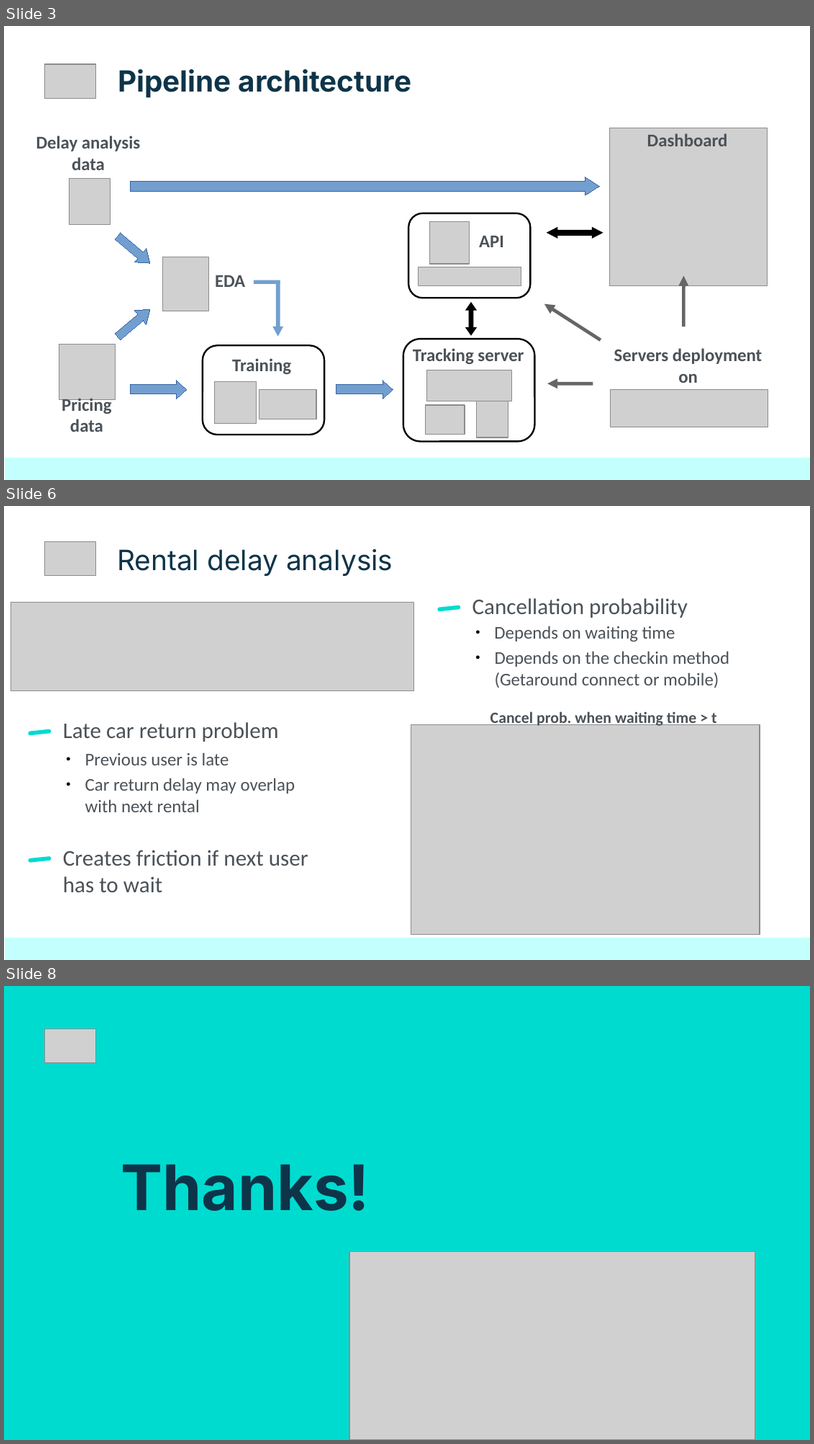
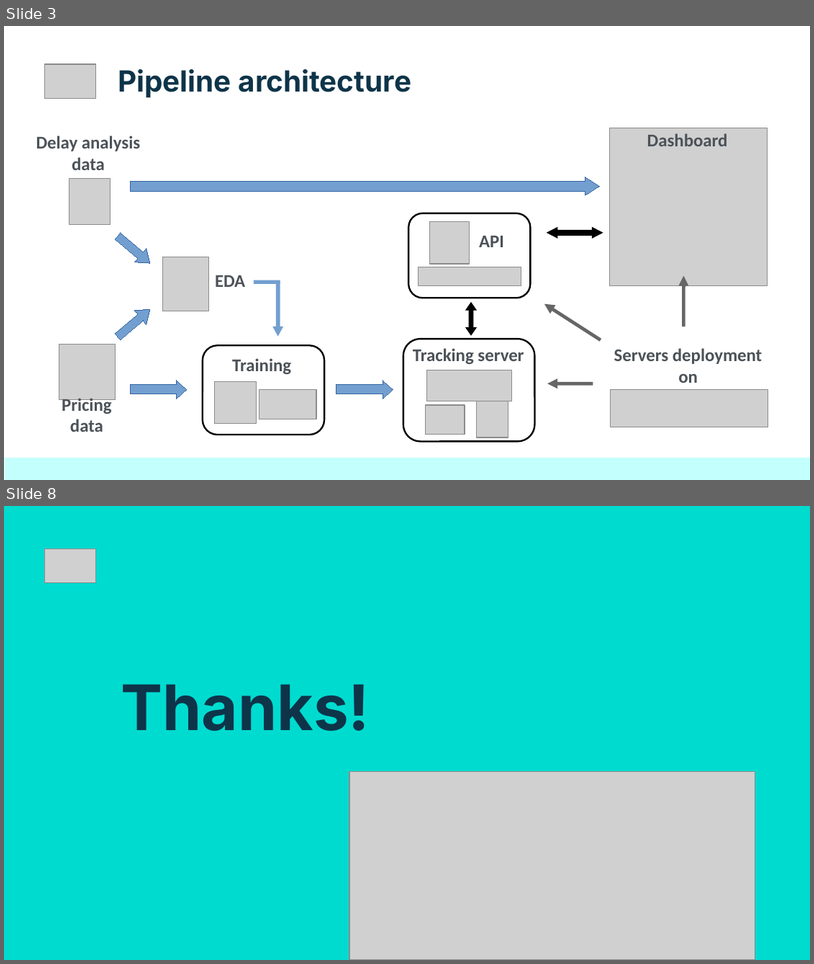
Before and after one commit to netesf13d/jedha-projects, a slide deck: 2-03-Automatic_Fraud_Detection/presentation/Presentation - 2-03 - Automatic Fraud Detection.odp. Shown one above the other, each under a label of ours: slides 3, 6 and 8 before the commit, slides 3 and 8 after it; the slides between them are not shown. The pictures are 814x1444 and 814x964 pixels, drawn with LibreOffice and Linux fonts; fonts in the diff are those of the drawing; grey boxes stand for pictures. Boxes give left, top, right and bottom in pixels: in the first picture for what was removed or moved away, otherwise in the second. Text is boxed around its words. In the diff, an @@ line names an element or a change of style, - is before the commit and + after.

```diff
--- a/2-03-Automatic_Fraud_Detection/presentation/Presentation - 2-03 - Automatic Fraud Detection.odp
+++ b/2-03-Automatic_Fraud_Detection/presentation/Presentation - 2-03 - Automatic Fraud Detection.odp
@@ slide 6 removed at [4, 506, 810, 960], background #FFFFFF @@
@@ picture removed at [45, 541, 96, 575] @@
@@ title removed at [117, 548, 393, 576] @@
-Rental delay analysis
@@ picture removed at [10, 602, 414, 690] @@
@@ rounded rectangle removed at [437, 605, 461, 611] @@
@@ title removed at [473, 598, 688, 618] @@
-Cancellation probability
@@ title removed at [494, 626, 676, 642] @@
-● Depends on waiting time
@@ title removed at [495, 651, 730, 687] @@
-● Depends on the checkin method
-  (Getaround connect or mobile)
@@ title removed at [491, 710, 718, 728] @@
-Cancel prob. when waiting time > t
@@ rounded rectangle removed at [28, 729, 52, 736] @@
@@ title removed at [63, 722, 279, 741] @@
-Late car return problem
@@ picture removed at [412, 725, 761, 934] @@
@@ title removed at [85, 752, 229, 765] @@
-● Previous user is late
@@ title removed at [85, 777, 296, 812] @@
-● Car return delay may overlap with next rental
@@ title removed at [63, 849, 309, 892] @@
-Creates friction if next user has to wait
@@ rounded rectangle removed at [28, 856, 52, 862] @@
@@ rectangle removed at [5, 937, 810, 959] @@
```
Also in this commit, not shown: 1 slide changed, 4 slides added, 3 other slides removed, 12 other files.
